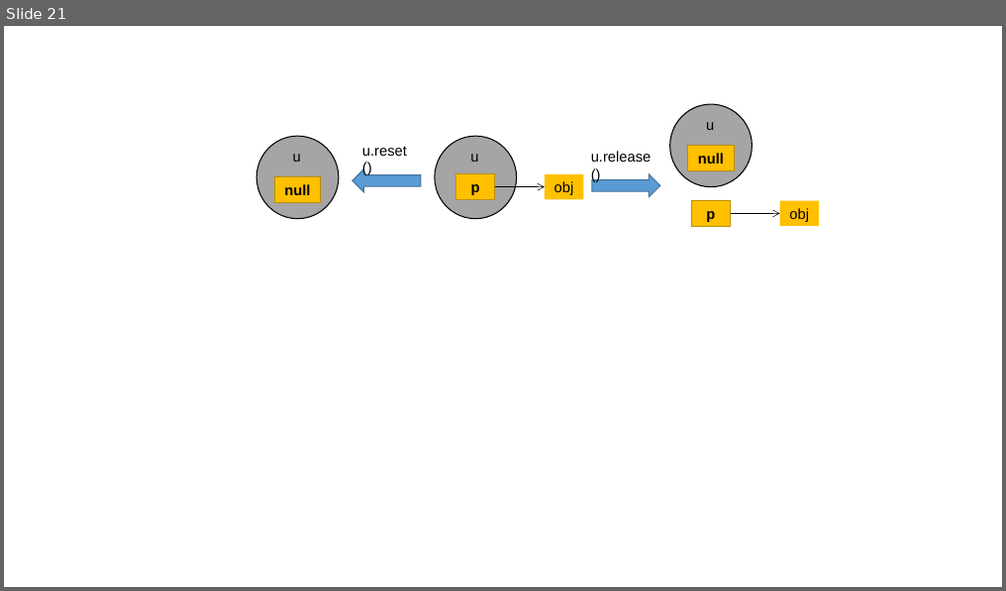
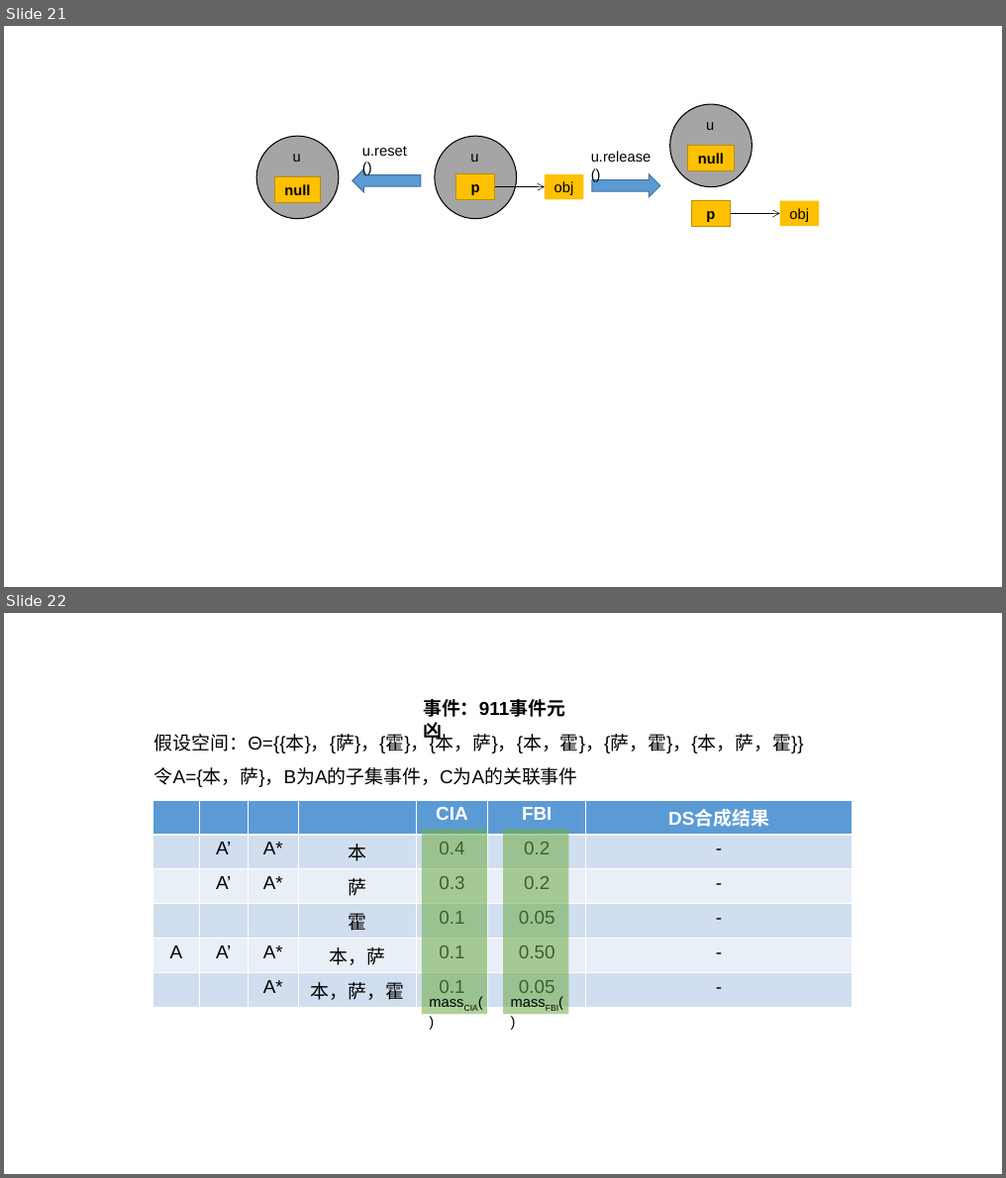
Before and after one commit to Winliam/Winliam.github.io, a slide deck: img/blog.pptx. Shown one above the other, each under a label of ours: slide 21 before the commit, slides 21 and 22 after it. The pictures are 1006x591 and 1006x1178 pixels, drawn with LibreOffice and Linux fonts; fonts in the diff are those of the drawing. Boxes give left, top, right and bottom in pixels: in the first picture for what was removed or moved away, otherwise in the second. Text is boxed around its words. In the diff, an @@ line names an element or a change of style, - is before the commit and + after.

```diff
--- a/img/blog.pptx
+++ b/img/blog.pptx
@@ slide 22 added at (4,613,1002,1174), background #FFFFFF @@
@@ text added at (423,699,565,717), 18 pt, text #000000, bold @@
+事件：911事件元凶
@@ text added at (154,731,804,787), 18 pt, text #000000 @@
+假设空间：Θ={{本}，{萨}，{霍}，{本，萨}，{本，霍}，{萨，霍}，{本，萨，霍}}
+令A={本，萨}，B为A的子集事件，C为A的关联事件
@@ table added at (153,800,851,1004), 6 rows, 7 columns @@
+ |  |  |  | CIA | FBI | DS合成结果
+ | A’ | A* | 本 | 0.4 | 0.2 | -
+ | A’ | A* | 萨 | 0.3 | 0.2 | -
+ |  |  | 霍 | 0.1 | 0.05 | -
+A | A’ | A* | 本，萨 | 0.1 | 0.50 | -
+ |  | A* | 本，萨，霍 | 0.1 | 0.05 | -
@@ rectangle added at (422,830,487,1015), fill #70AD47 at 56% opacity @@
@@ rectangle added at (503,830,569,1015), fill #70AD47 at 56% opacity @@
@@ text added at (422,989,492,1015), 14 pt, text #000000 @@
+massCIA()
@@ text added at (503,989,571,1015), 14 pt, text #000000 @@
+massFBI()
```
Also in this commit, not shown: 1 slide removed, 50 other files.
